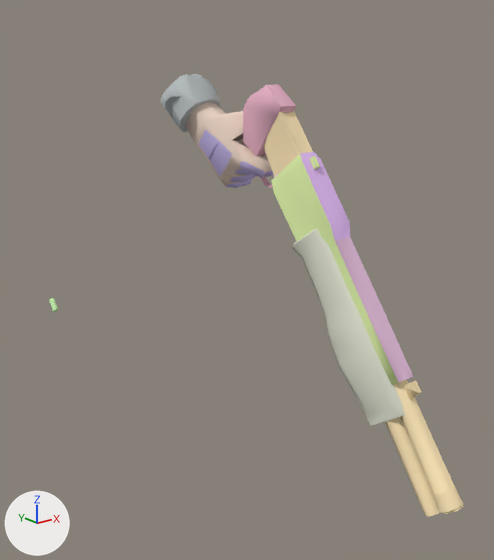
Renders of the Blender file models/BlenderFiles/SD_v_shotgun.blend from each side of a commit.
Before and after are seen from a 50 mm lens placed at (-30.0, -84.0, 43.3), pointed at (7.7, -36.8, 24.4). Lighting does not change. The marker at lower left points along +X, +Y and +Z.

The first picture shows 'v_shotgun_reference', 'v_shotgun_v_gordon_hands_reference'.
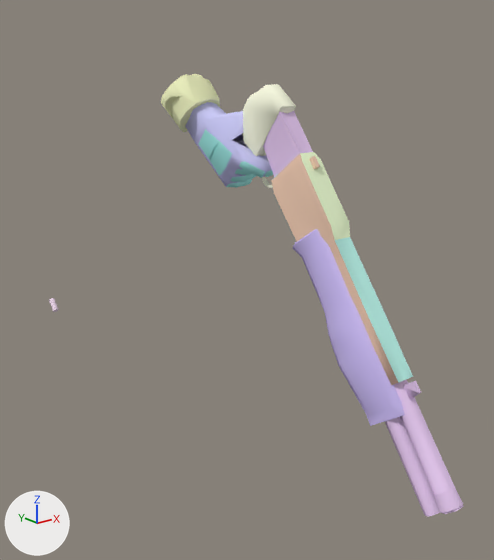
Edits to the bpy script that builds the scene:
```text
Change mat_gordon_glove_bmp:
    mat_gordon_glove_bmp.base_color: (0.612, 0.515, 0.878) -> (0.411, 0.941, 0.906)  # purple #cdbef1 -> cyan #acf8f4
Change mat_gordon_sleeve_bmp:
    mat_gordon_sleeve_bmp.base_color: (0.493, 0.536, 0.541) -> (0.871, 0.904, 0.542)  # light grey #bac1c2 -> beige #f0f4c2
Change mat_gordon_glove_chrome_bmp:
    mat_gordon_glove_chrome_bmp.base_color: (0.84, 0.667, 0.565) -> (0.624, 0.62, 0.977)  # beige #ecd5c6 -> blue #cfcefc
Change mat_sidemap_bmp:
    mat_sidemap_bmp.base_color: (0.79, 0.946, 0.436) -> (0.889, 0.614, 0.46)  # green #e6f9b0 -> beige #f2ceb5
Change mat_sight_bmp:
    mat_sight_bmp.base_color: (0.786, 0.518, 0.936) -> (0.848, 0.982, 0.656)  # purple #e5bff8 -> green #edfdd4
Change mat_barrelltop_bmp:
    mat_barrelltop_bmp.base_color: (0.815, 0.546, 0.748) -> (0.54, 0.969, 0.88)  # pink #e9c3e0 -> cyan #c2fbf1
Change mat_barrel_chrome_bmp:
    mat_barrel_chrome_bmp.base_color: (0.954, 0.772, 0.469) -> (0.789, 0.584, 0.865)  # beige #fae4b6 -> white #e6c9ef
Change mat_handle_bmp:
    mat_handle_bmp.base_color: (0.77, 0.432, 0.544) -> (0.974, 0.989, 0.778)  # pink #e3b0c3 -> white #fcfee4
Change mat_grip_bmp:
    mat_grip_bmp.base_color: (0.724, 0.74, 0.624) -> (0.633, 0.531, 0.946)  # light grey #dddfcf -> purple #d0c1f9
```

Location of each change, [x1, y1, x2, y2] in pixels of the pictures (494 x 560 px):
'v_shotgun_reference', recoloured
    both: [242, 84, 464, 517]
'v_shotgun_v_gordon_hands_reference', recoloured
    both: [161, 74, 273, 188]
